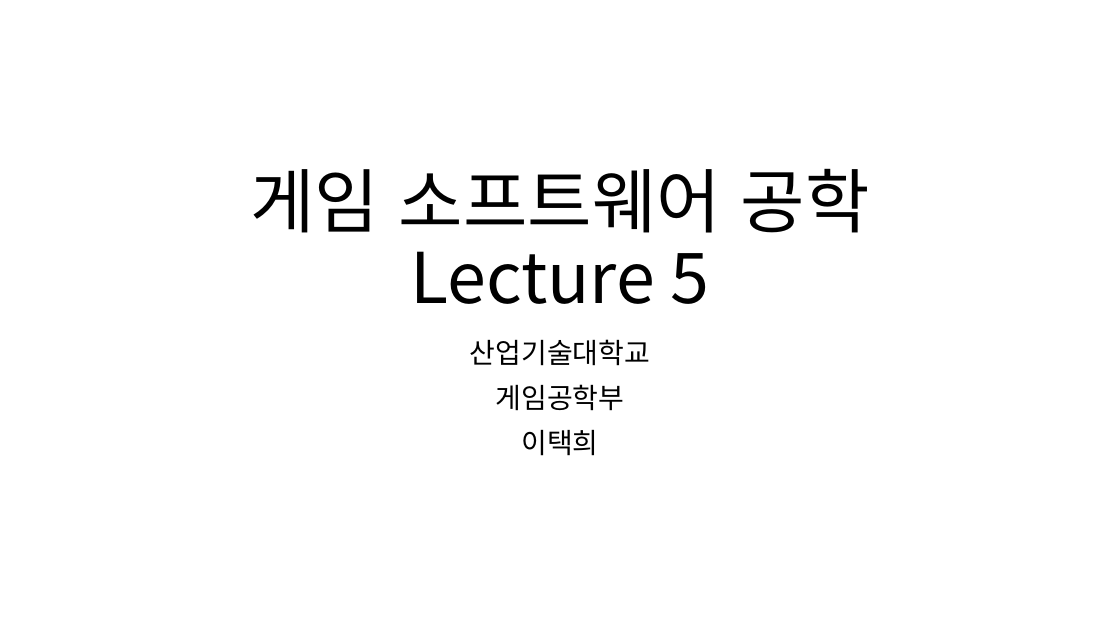
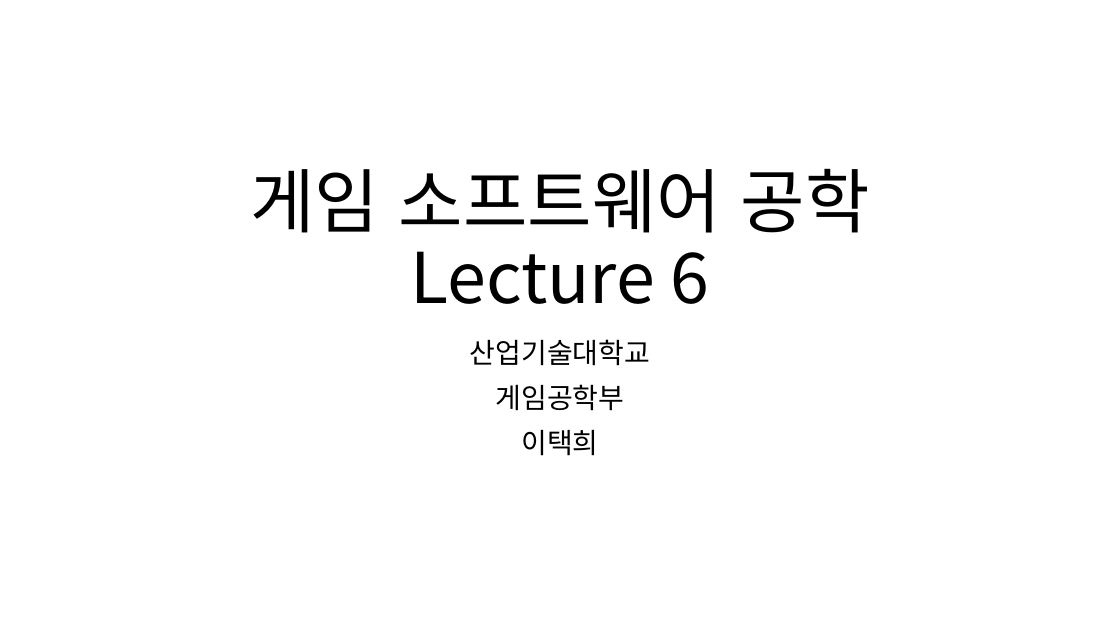
Before and after one commit to xoghk9zla/GameSoftwareEngineering, a slide deck: slide 1 of 게임 소프트웨어 공학 Lecture 6.pptx. Drawn at 1120x630 pixels with LibreOffice and Linux fonts; fonts in the diff are those of the drawing. Boxes give left, top, right and bottom in pixels: in the first picture for what was removed or moved away, otherwise in the second. Text is boxed around its words. In the diff, an @@ line names an element or a change of style, - is before the commit and + after.

```diff
--- a/게임 소프트웨어 공학 Lecture 6.pptx
+++ b/게임 소프트웨어 공학 Lecture 6.pptx
@@ title at [251,168,870,304]: text changed @@
-게임 소프트웨어 공학
-Lecture 5
+게임 소프트웨어 공학
+Lecture 6
```
Also in this commit, not shown: 4 other files.
